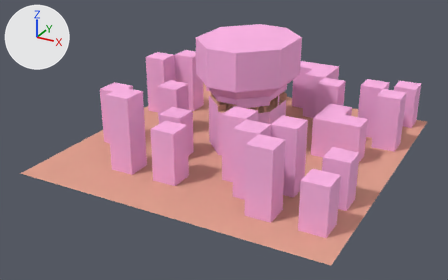
What one commit did to the Blender file assets/lvl/Office.blend.
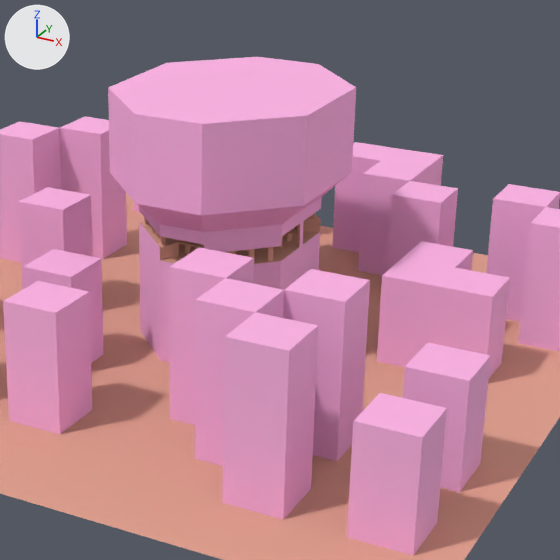
There are two pictures of each version: one whole from a 50 mm lens placed at (256.0, -518.0, 212.0), pointed at (-6.0, -41.0, -26.0), one close up on the part from 33% to 87% of the width and 0% to 86% of the height. The axes (+X, +Y, +Z) are drawn at upper left. The lights are the same throughout.
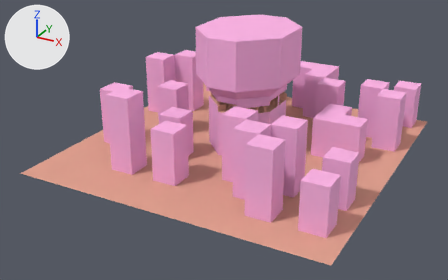
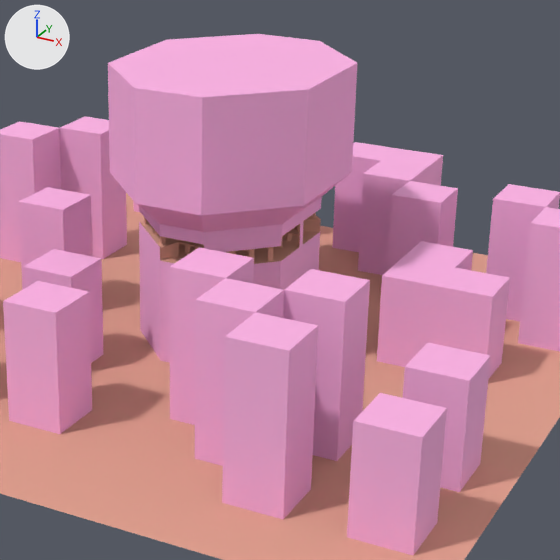
Where the change shows, as pixel boxes (x1, y1, x2, y2) in the close-ups (560 x 560 px; the box of a moved part takes in the faces that stretch with it):
'Cube', reshaped (7% taller)
    before: (108, 57, 356, 363)
    after: (108, 34, 358, 363)
part 1 of me_cube, moved or reshaped
    before: (108, 57, 356, 127)
    after: (108, 34, 358, 127)

What the commit changed:
me_cube has 1594 vertices, 2111 faces and spans x -43.7..43.7, y -53.4..53.4, z -44.0..62.2.
me_cube is used by ob_cube; location (0.0, -4.3, 3.9).
Before the commit, vertices of me_cube: 38 (-14.4, -53.4, 62.2) at pixel (134, 113), 39 (-43.7, -24.1, 62.2) at pixel (108, 87), 42 (14.4, -53.4, 62.2) at pixel (202, 123), 54 (43.7, -24.1, 62.2) at pixel (307, 115), 281 (43.7, 24.1, 62.2) at pixel (356, 87).
Before the commit, vertices of me_cube: 282 (14.4, 53.4, 62.2) at pixel (318, 64), 288 (-43.7, 24.1, 62.2) at pixel (166, 62), 289 (-14.4, 53.4, 62.2) at pixel (257, 56).
Part 1, on me_cube:
Vertices 38, 39, 42, 54, 281, 282, 288, 289 of me_cube move by (0.0, 0.0, 10.0).
